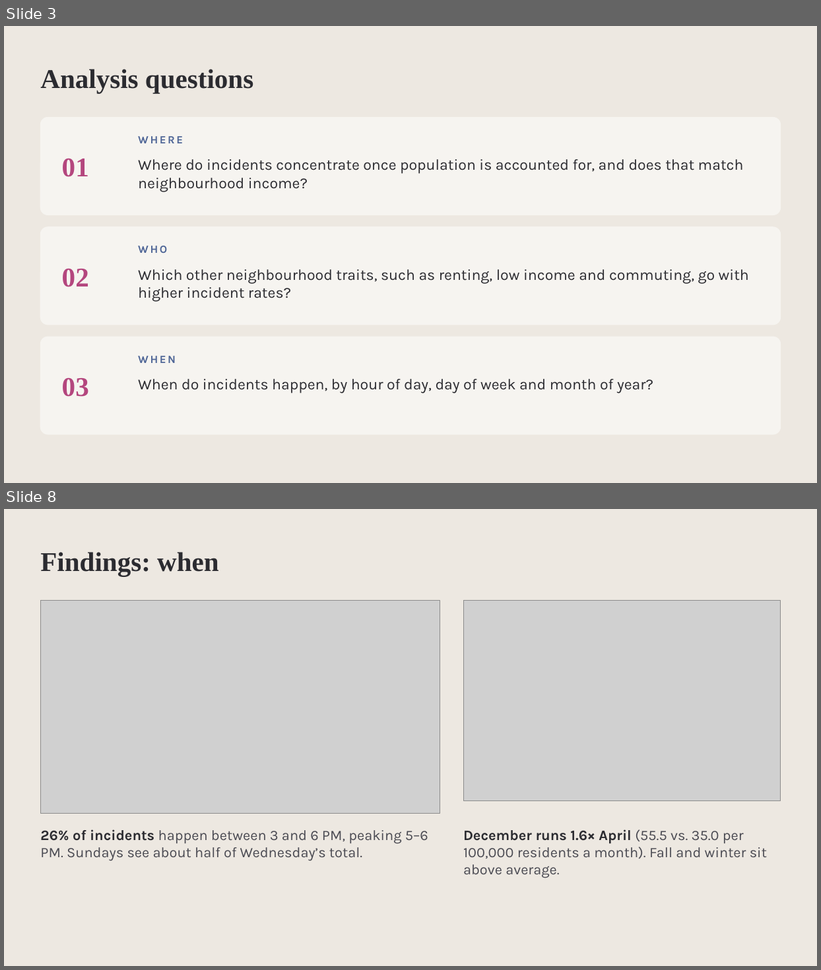
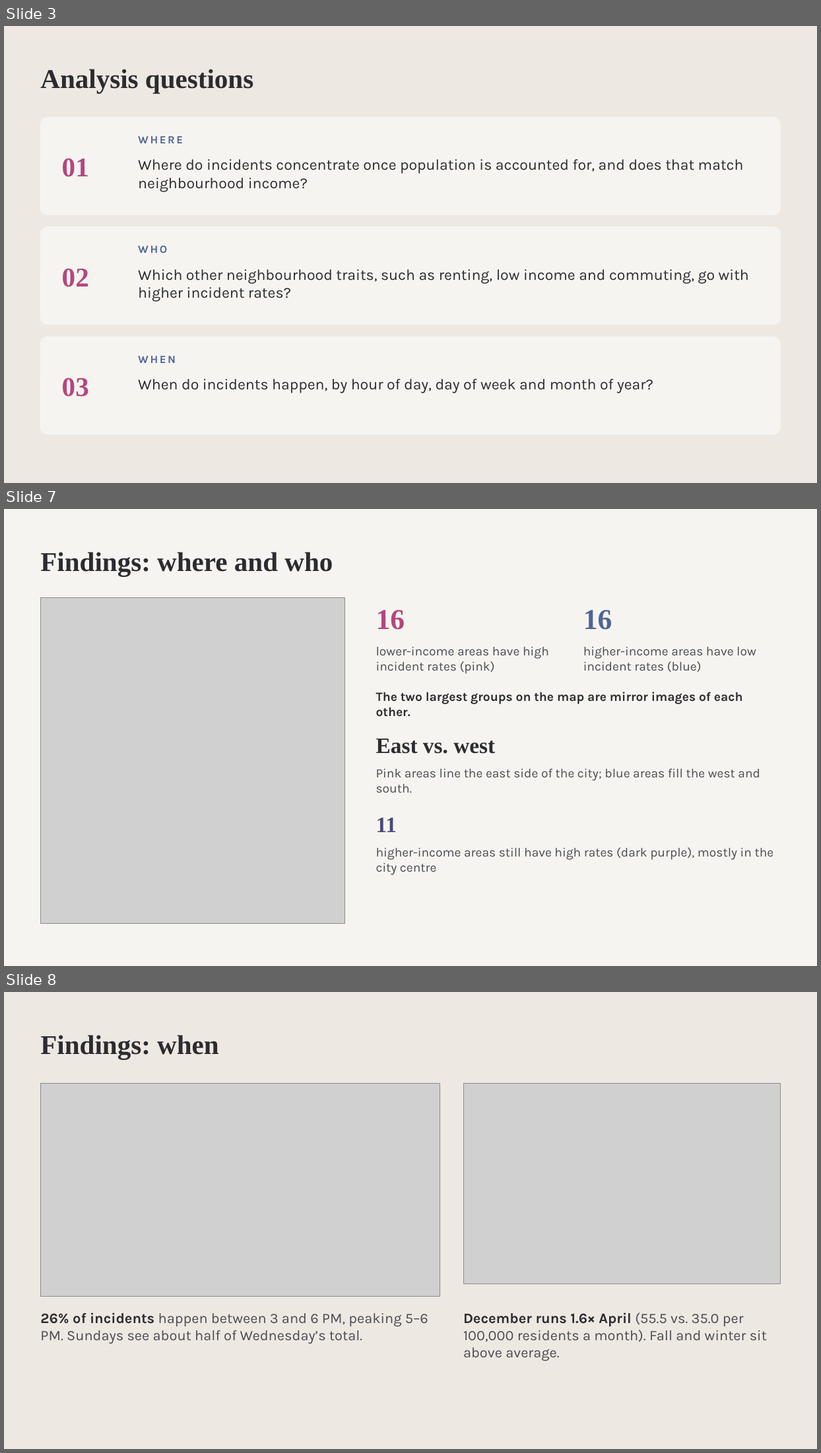
Before and after one commit to AdrianJulve/calgary-traffic-dashboard, a slide deck: Calgary_Traffic_Midpoint.pptx. Shown one above the other, each under a label of ours: slides 3 and 8 before the commit, slides 3, 7 and 8 after it; the slides between them are not shown. The pictures are 821x970 and 821x1453 pixels, drawn with LibreOffice and Linux fonts; fonts in the diff are those of the drawing; grey boxes stand for pictures. Boxes give left, top, right and bottom in pixels: in the first picture for what was removed or moved away, otherwise in the second. Text is boxed around its words. In the diff, an @@ line names an element or a change of style, - is before the commit and + after.

```diff
--- a/Calgary_Traffic_Midpoint.pptx
+++ b/Calgary_Traffic_Midpoint.pptx
@@ slide 7 added at (x1=4, y1=509, x2=817, y2=966), background #F6F4F0 @@
@@ title added at (x1=40, y1=552, x2=333, y2=576), 32 pt, text #2B2B30, bold @@
+Findings: where and who
@@ picture added at (x1=40, y1=597, x2=345, y2=923) @@
@@ text added at (x1=376, y1=610, x2=405, y2=630), 34 pt, text #B4467E, bold @@
+16
@@ text added at (x1=583, y1=610, x2=613, y2=630), 34 pt, text #4E6596, bold @@
+16
@@ text added at (x1=376, y1=647, x2=549, y2=674), 15 pt, text #4A4A52 @@
+lower-income areas have high incident rates (pink)
@@ text added at (x1=583, y1=647, x2=756, y2=672), 15 pt, text #4A4A52 @@
+higher-income areas have low incident rates (blue)
@@ text added at (x1=376, y1=692, x2=743, y2=717), 15 pt, text #2B2B30, bold @@
+The two largest groups on the map are mirror images of each other.
@@ text added at (x1=376, y1=739, x2=495, y2=754), 26 pt, text #2B2B30, bold @@
+East vs. west
@@ text added at (x1=376, y1=769, x2=760, y2=793), 15 pt, text #4A4A52 @@
+Pink areas line the east side of the city; blue areas fill the west and south.
@@ text added at (x1=376, y1=818, x2=397, y2=832), 26 pt, text #4A4A78, bold @@
+11
@@ text added at (x1=376, y1=848, x2=774, y2=875), 15 pt, text #4A4A52 @@
+higher-income areas still have high rates (dark purple), mostly in the city centre
```
Also in this commit, not shown: 3 slides changed, 2 other slides added, 3 slides removed.
